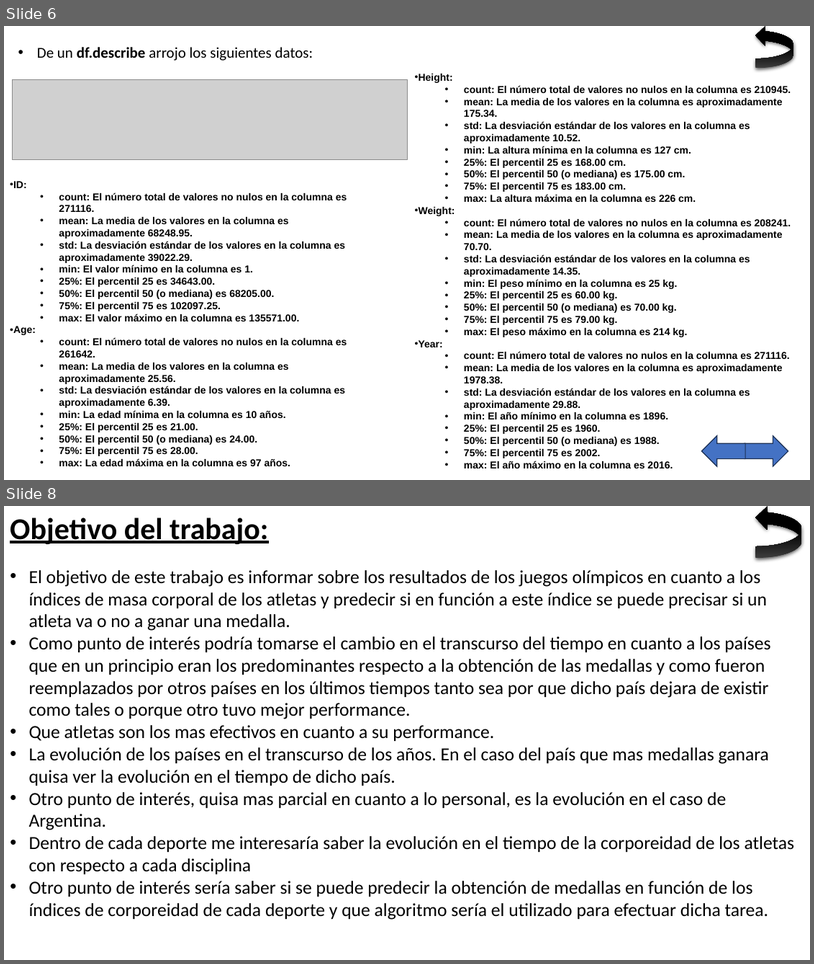
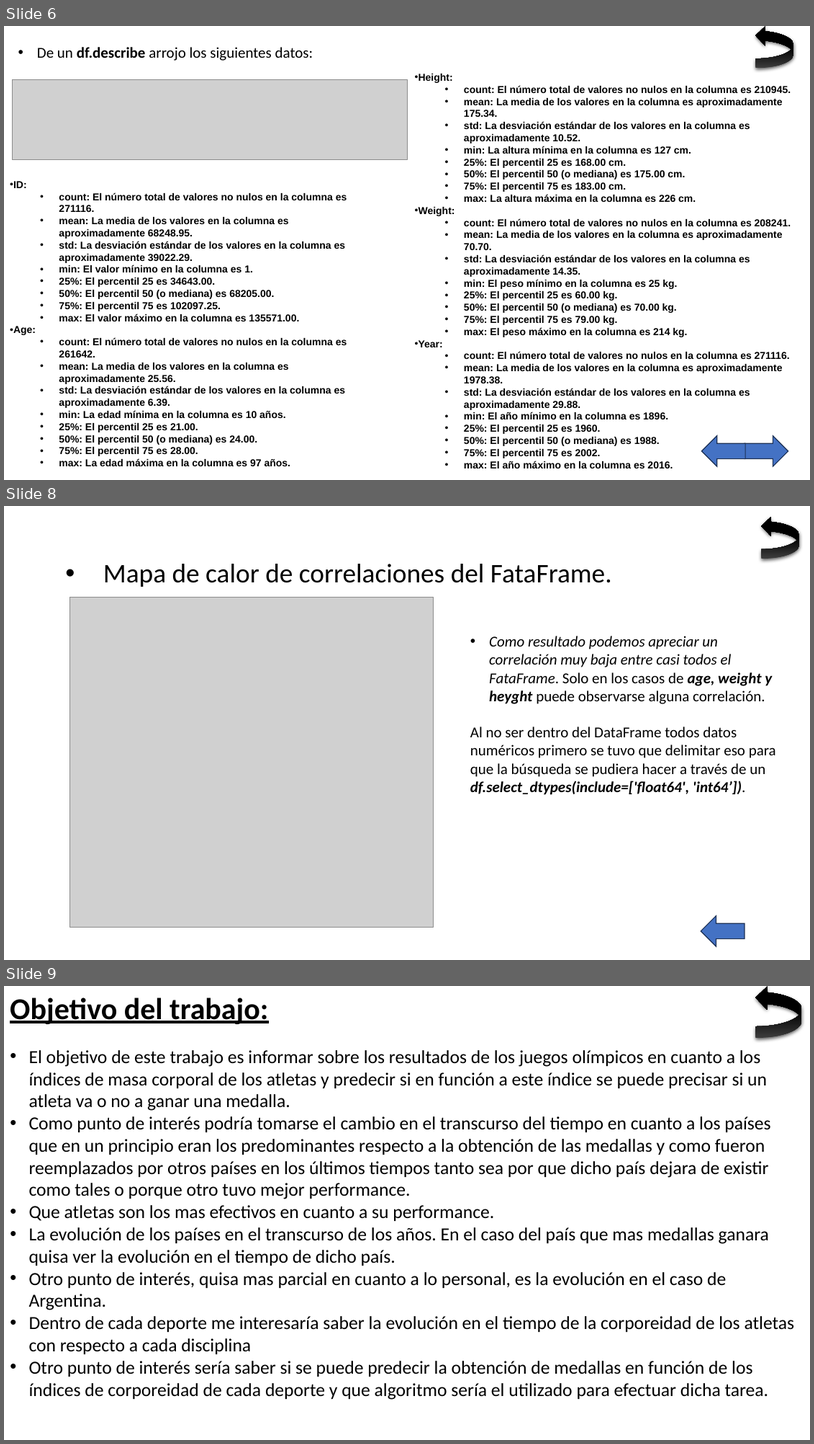
Before and after one commit to FauGC/Data-Science, a slide deck: Fausto González Castro - 120 Years of Olympic history.pptx. Shown one above the other, each under a label of ours: slides 6 and 8 before the commit, slides 6, 8 and 9 after it; the slides between them are not shown. The pictures are 814x964 and 814x1444 pixels, drawn with LibreOffice and Linux fonts; fonts in the diff are those of the drawing; grey boxes stand for pictures; background and template pictures are left out. Boxes give left, top, right and bottom in pixels: in the first picture for what was removed or moved away, otherwise in the second. Text is boxed around its words. In the diff, an @@ line names an element or a change of style, - is before the commit and + after.

Commit message:
PowerPoint - 12/02/2024
Se corrigieron errores y se aplicaron algunas mejoras visuales.

```diff
--- a/Fausto González Castro - 120 Years of Olympic history.pptx
+++ b/Fausto González Castro - 120 Years of Olympic history.pptx
@@ slide 8 added at [4,506,810,960], background picture (left out) @@
@@ curved right arrow added at [762,516,800,559], fill gradient #4B4B4B to #000000 @@
@@ title added at [103,564,612,587], 32 pt, text #000000 @@
+• Mapa de calor de correlaciones del FataFrame.
@@ picture added at [70,597,434,926] @@
@@ text added at [471,636,777,795], 18 pt, text #000000 @@
+• Como resultado podemos apreciar un correlación muy baja entre casi todos el FataFrame. Solo en los casos de age, weight y heyght puede observarse alguna correlación.
+Al no ser dentro del DataFrame todos datos numéricos primero se tuvo que delimitar eso para que la búsqueda se pudiera hacer a través de un df.select_dtypes(include=['float64', 'int64’]).
@@ right arrow added at [702,916,745,947], fill #4472C4, outline #1E3256 1 pt @@
@@ what was slide 8 is now slide 9 @@
```
Also in this commit, not shown: 10 slides changed, 2 other slides added.
